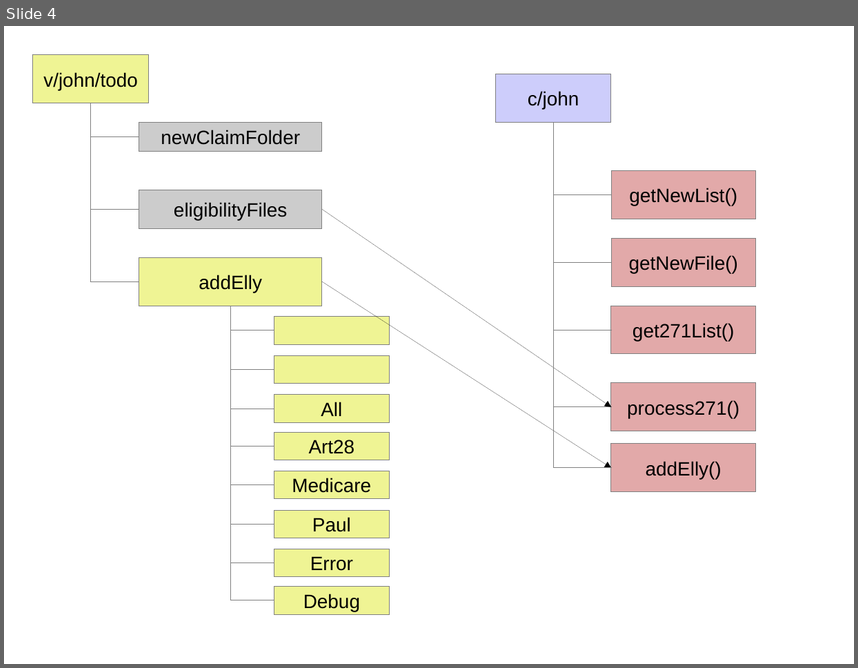
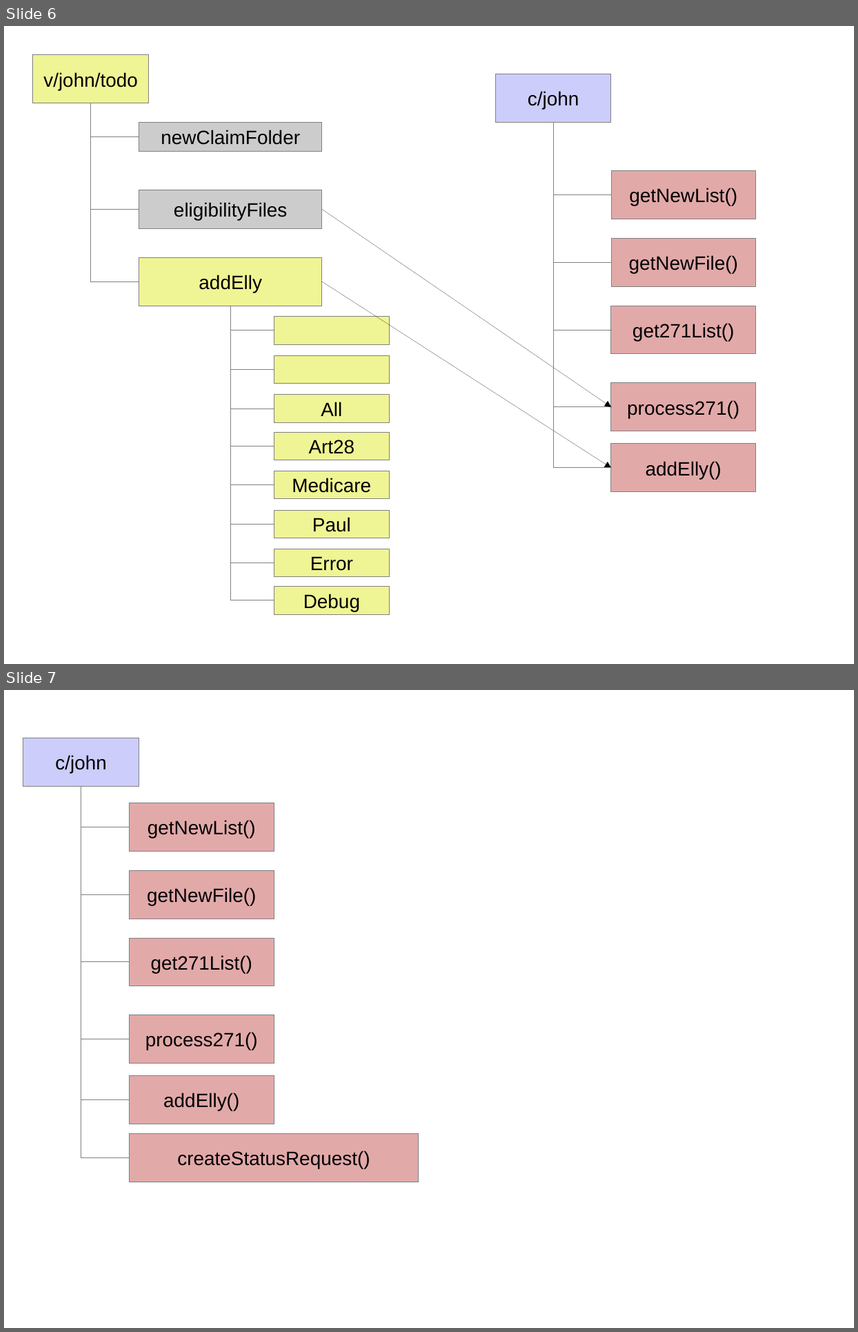
Before and after one commit to JamesLeB/Stout, a slide deck: Documents/BillingSystem.odp. Shown one above the other, each under a label of ours: slide 4 before the commit, slides 6 and 7 after it. The pictures are 858x668 and 858x1332 pixels, drawn with LibreOffice and Linux fonts; fonts in the diff are those of the drawing. Boxes give left, top, right and bottom in pixels: in the first picture for what was removed or moved away, otherwise in the second. Text is boxed around its words. In the diff, an @@ line names an element or a change of style, - is before the commit and + after.

```diff
--- a/Documents/BillingSystem.odp
+++ b/Documents/BillingSystem.odp
@@ slide 7 added at (x1=4, y1=690, x2=854, y2=1328), background #FFFFFF @@
@@ rectangle added at (x1=23, y1=738, x2=139, y2=786), fill #CDCDFB, outline #808080 0 pt, 18 pt, text #000000 @@
+c/john
@@ elbow line added from (81, 787) to (130, 827), #808080 0 pt @@
@@ elbow line added from (81, 787) to (130, 894), #808080 0 pt @@
@@ elbow line added from (81, 787) to (130, 962), #808080 0 pt @@
@@ elbow line added from (81, 787) to (130, 1038), #808080 0 pt @@
@@ elbow line added from (81, 787) to (130, 1100), #808080 0 pt @@
@@ elbow line added from (81, 787) to (130, 1157), #808080 0 pt @@
@@ rectangle added at (x1=130, y1=802, x2=274, y2=851), fill #E2A9A9, outline #808080 0 pt, 18 pt, text #000000 @@
+getNewList()
@@ rectangle added at (x1=130, y1=871, x2=274, y2=918), fill #E2A9A9, outline #808080 0 pt, 18 pt, text #000000 @@
+getNewFile()
@@ rectangle added at (x1=129, y1=938, x2=273, y2=985), fill #E2A9A9, outline #808080 0 pt, 18 pt, text #000000 @@
+get271List()
@@ rectangle added at (x1=129, y1=1015, x2=273, y2=1063), fill #E2A9A9, outline #808080 0 pt, 18 pt, text #000000 @@
+process271()
@@ rectangle added at (x1=129, y1=1076, x2=273, y2=1123), fill #E2A9A9, outline #808080 0 pt, 18 pt, text #000000 @@
+addElly()
@@ rectangle added at (x1=130, y1=1134, x2=419, y2=1181), fill #E2A9A9, outline #808080 0 pt, 18 pt, text #000000 @@
+createStatusRequest()
@@ what was slide 4 is now slide 6 @@
```
Also in this commit, not shown: 2 other slides added.
